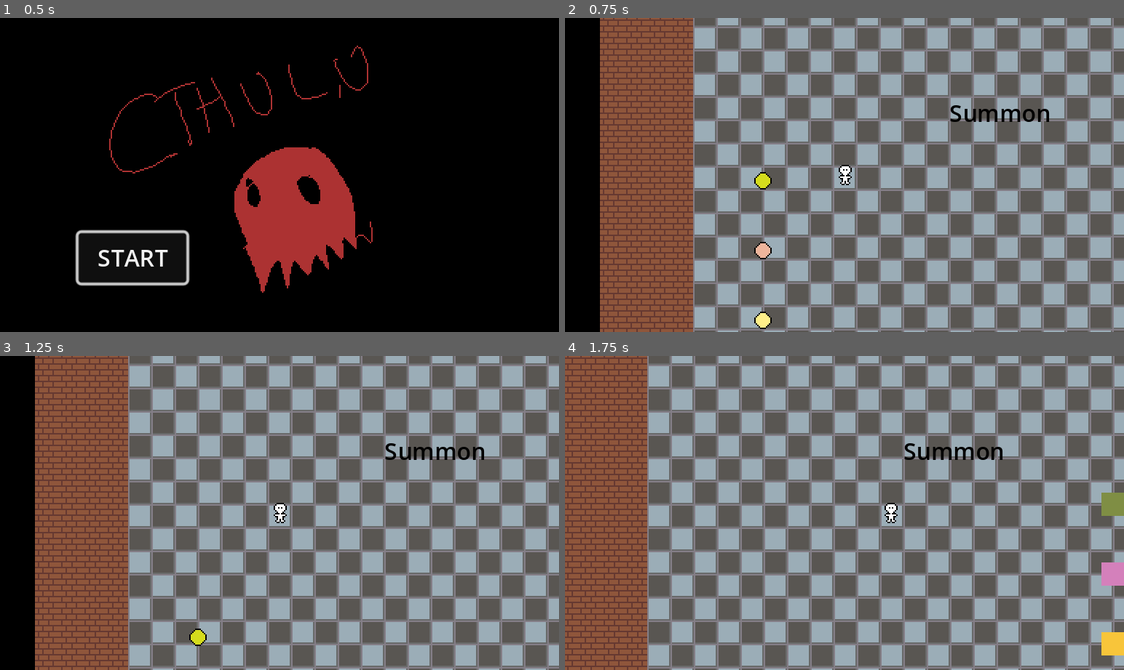
Above: before the commit, frames 1-4 (two rows, left to right).
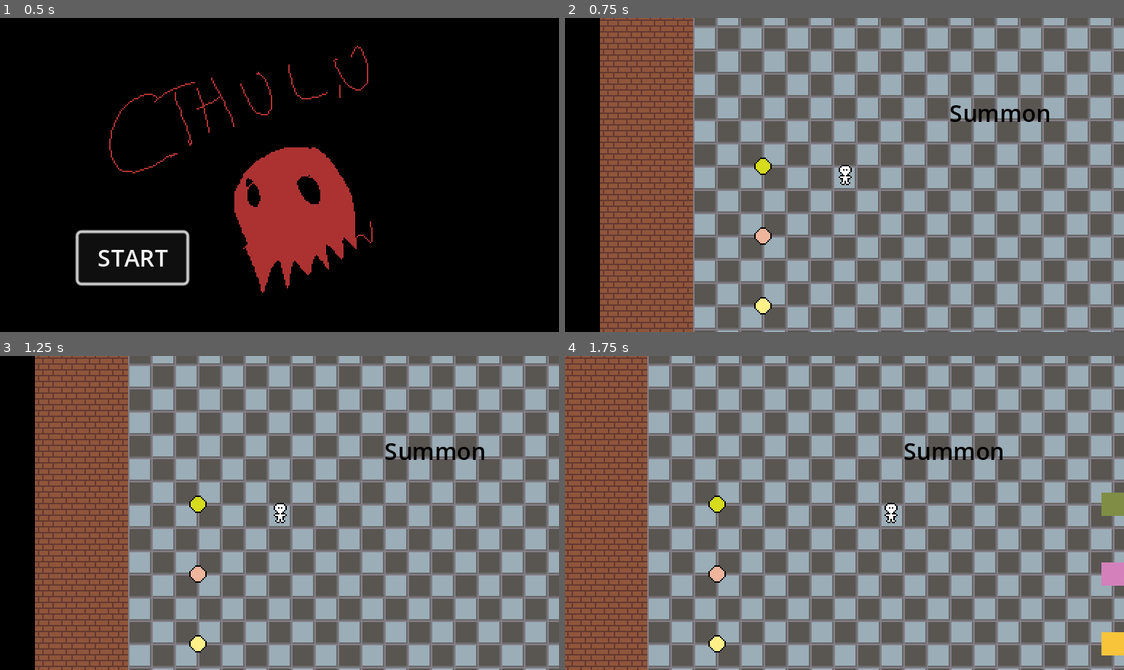
Above: after the commit, the same moments.

Repository: Allov/ld55
Game: Godot game, scene res://scenes/main.tscn
Two runs of this game, one before a commit and one after it. Both use one fixed random seed, a clock stepped at 60 frames per second and the inputs below.
Inputs:
- Up to frame 1 (0.5 s): no input
- Up to frame 2 (0.75 s): click "START" at 0.5 s
- Up to frame 3 (1.25 s): no input
- Up to frame 4 (1.75 s): hold D (move_right) from 1.28 s (still down); tap E (action) at 1.35 s

Frame 1 is identical in both runs. In frame 2, 0.7% of the frame differs, in the area x 33-37%, y 44-100%; in frame 3, 0.4%; in frame 4, 0.4%.

Commit message:
Commit gravité

Diff:
--- a/project.godot
+++ b/project.godot
@@ -87,6 +87,10 @@
 2d_physics/layer_3="Player"
 2d_physics/layer_4="Interactables"
 
+[physics]
+
+2d/default_gravity_vector=Vector2(0, 0)
+
 [rendering]
 
 textures/canvas_textures/default_texture_filter=0
Not shown: 1 places in scenes/restaurant.tscn that only renumber resources
